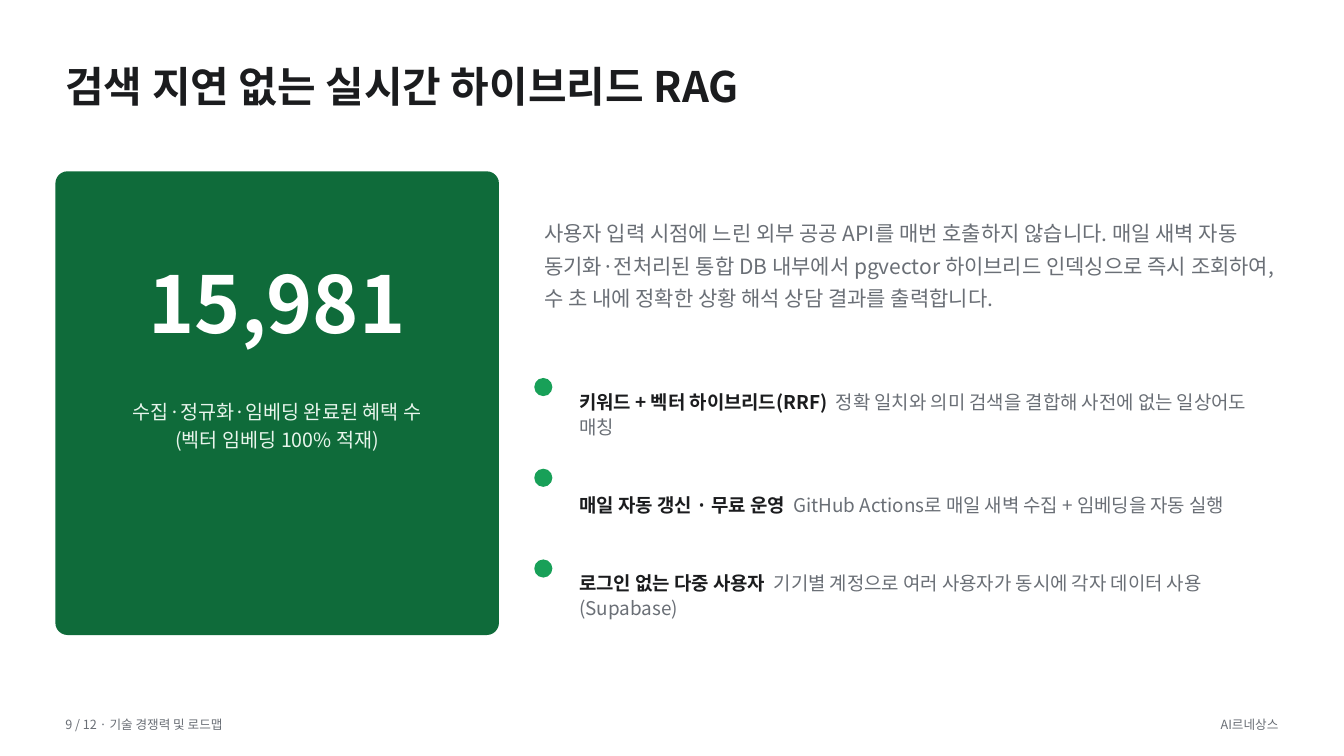
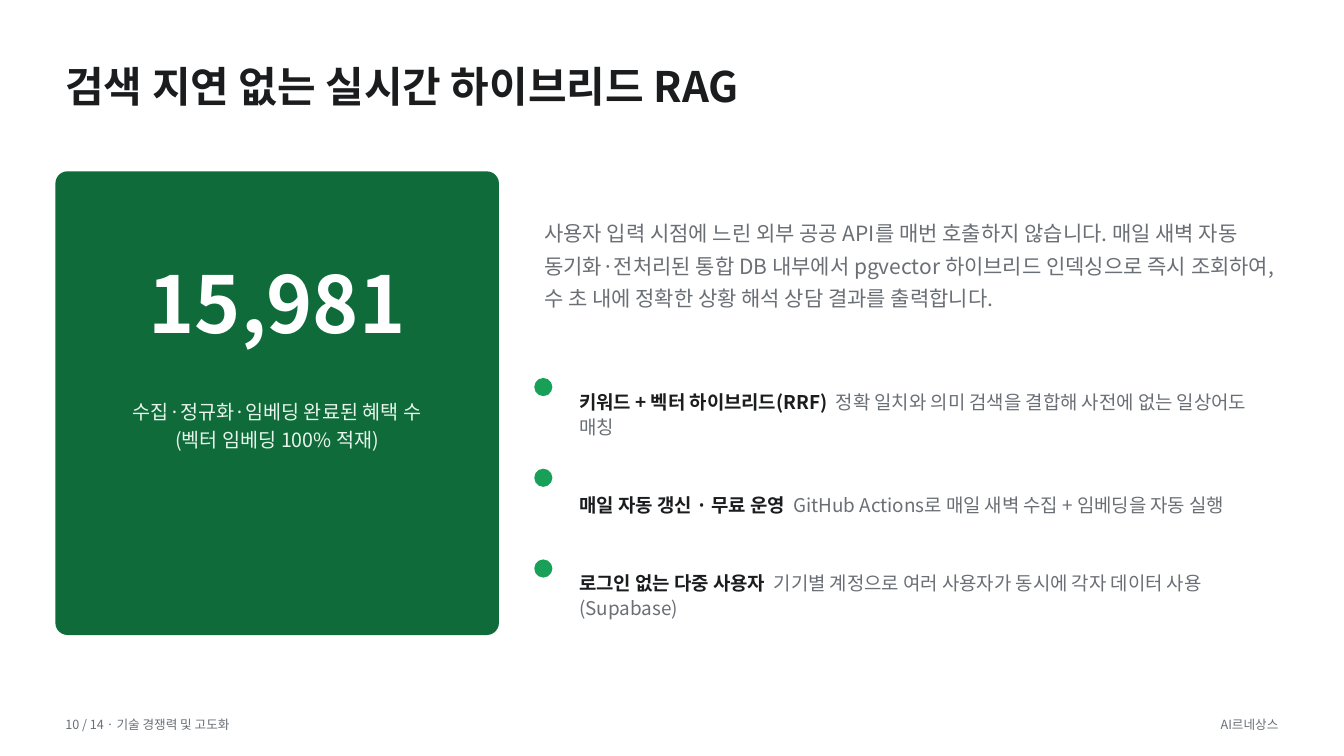
Before and after one commit to mrsure1/bokji-ai, a slide deck: slide 10 of docs/복지AI_소개_수정본.pptx (slide 9 before the commit). Drawn at 1344x756 pixels with LibreOffice and Linux fonts; fonts in the diff are those of the drawing. Boxes give left, top, right and bottom in pixels: in the first picture for what was removed or moved away, otherwise in the second. Text is boxed around its words. In the diff, an @@ line names an element or a change of style, - is before the commit and + after.

```diff
--- a/docs/복지AI_소개_수정본.pptx
+++ b/docs/복지AI_소개_수정본.pptx
@@ text at box(65, 718, 230, 730): text changed @@
-9 / 12 · 기술 경쟁력 및 로드맵
+10 / 14 · 기술 경쟁력 및 고도화
```
Also in this commit, not shown: 10 other slides changed, 2 slides added, 2 other files.
